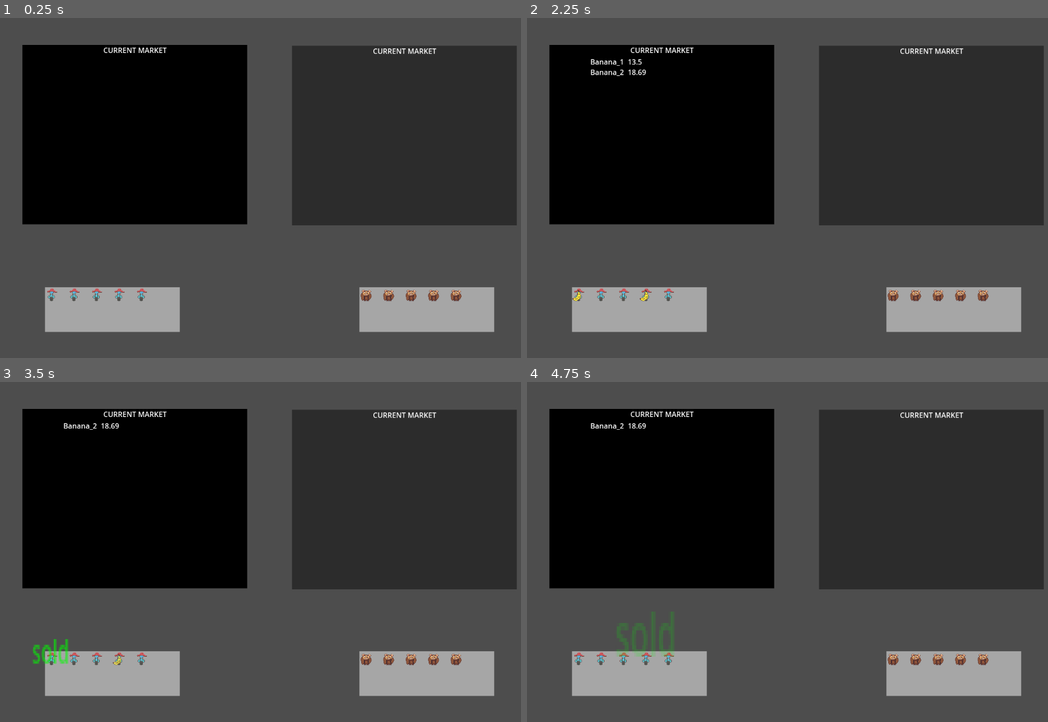
Above: before the commit, frames 1-4 (two rows, left to right).
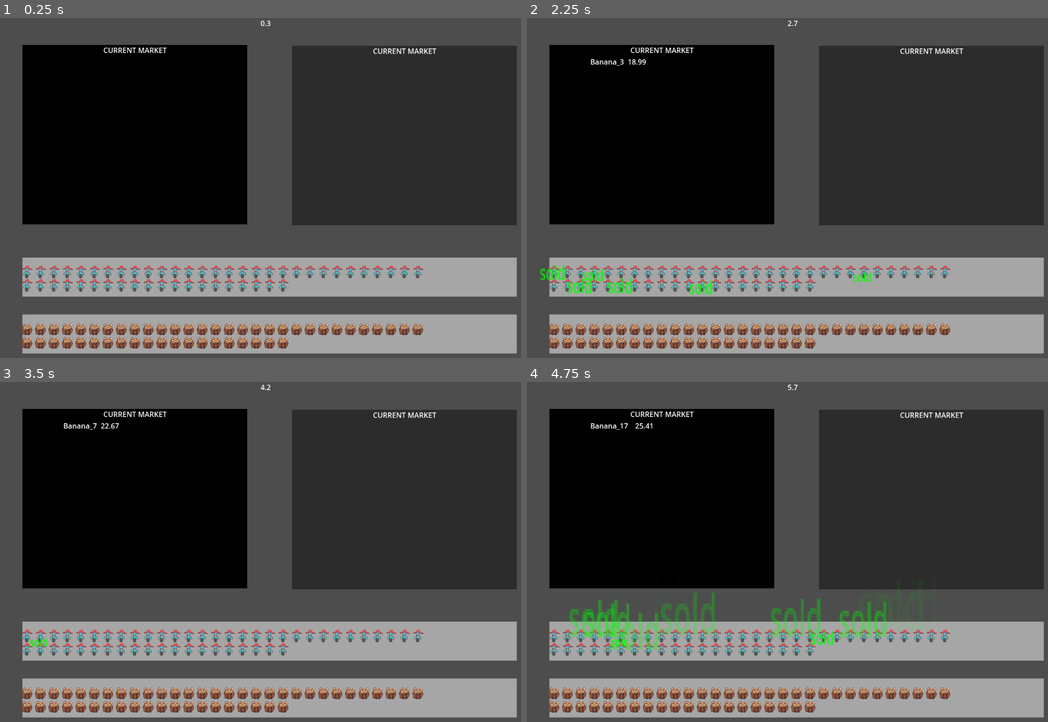
Above: after the commit, the same moments.

Repository: TannerHamilton123/banana_market
Game: Godot game, scene res://scenes/market.tscn
Same seed, same stepped clock (60 frames per second), same inputs: the game is played once before the commit and once after it. The engine's default icon, where the game draws it, is replaced by a stand-in: a white triangle on a blue panel in a dark square.
Inputs:
- Up to frame 1 (0.25 s): no input
- Up to frame 2 (2.25 s): tap Enter at 0.5, 2 s; tap Space at 1.25 s
- Up to frame 3 (3.5 s): no input
- Up to frame 4 (4.75 s): no input

The runs differ from the first frame. In frame 1, 21% of the frame differs, in the area x 4-100%, y 0-99%; in frame 2, 22%; in frame 3, 21%; in frame 4, 23%.

Commit message:
set up analysis and graph generation

Diff:
--- a/scenes/market.tscn
+++ b/scenes/market.tscn
@@ -71,20 +71,31 @@
 text = "CURRENT MARKET"
 
 [node name="Market_Analysis" type="Timer" parent="."]
-wait_time = 10.0
+wait_time = 5.0
+autostart = true
 
 [node name="farmer_square" type="ColorRect" parent="."]
-offset_left = 100.0
-offset_top = 600.0
-offset_right = 400.0
-offset_bottom = 700.0
+offset_left = 50.0
+offset_top = 534.0
+offset_right = 1150.0
+offset_bottom = 621.0
 color = Color(1, 1, 1, 0.49803922)
 
 [node name="monkey_square" type="ColorRect" parent="."]
-offset_left = 800.0
-offset_top = 600.0
-offset_right = 1100.0
-offset_bottom = 700.0
+offset_left = 50.0
+offset_top = 661.0
+offset_right = 1150.0
+offset_bottom = 748.0
 color = Color(1, 1, 1, 0.49803922)
 
+[node name="time_label" type="Label" parent="."]
+anchors_preset = 5
+anchor_left = 0.5
+anchor_right = 0.5
+offset_left = -20.0
+offset_right = 20.0
+offset_bottom = 23.0
+grow_horizontal = 2
+
 [connection signal="child_exiting_tree" from="." to="." method="_on_child_exiting_tree"]
+[connection signal="timeout" from="Market_Analysis" to="." method="_on_market_analysis_timeout"]
--- a/scripts/Global.gd
+++ b/scripts/Global.gd
@@ -25,5 +25,3 @@
 		else:
 			left = mid + 1
 	return left
-
-#func update_listings(banana,price):
--- a/scripts/farmer.gd
+++ b/scripts/farmer.gd
@@ -5,7 +5,7 @@
 var sell : bool = false
 # Called when the node enters the scene tree for the first time.
 func _ready() -> void:
-	$time_to_sell.set_wait_time(randf_range(2,5))
+	$time_to_sell.set_wait_time(randf_range(1,2))
 	pass # Replace with function body.
 
 func determine_price():
--- a/scripts/market.gd
+++ b/scripts/market.gd
@@ -5,9 +5,9 @@
 var test_scene = preload("res://scenes/test.tscn")
 var farmer_scene = preload("res://scenes/farmer.tscn")
 var monkey_scene = preload("res://scenes/monkey.tscn")
-var n_farmers = 5
-var n_monkeys = 5
-
+@export var n_farmers = 50
+@export var n_monkeys = 50
+var time = 0
 var quantity_analysis : int = 0
 var price_analysis : float = 0
 
@@ -19,6 +19,9 @@
 
 # Called every frame. 'delta' is the elapsed time since the previous frame.
 func _process(delta: float) -> void:
+	time += delta
+	time = Global.round_to_cent(time)
+	$time_label.text = str(time)
 	if produce.size() > 0:
 		ledger_text = ""
 		for banana in produce:
@@ -37,7 +40,6 @@
 	var index = Global.binary_search(price,produce)
 	produce.insert(index,[b_name,price])
 	banana.position = banana.seller.position + Vector2(0,10)
-	print(banana.seller.position)
 	#banana.position.x = randf_range(100,1100)
 	#banana.position.y = randf_range(100,700)
 
@@ -56,6 +58,8 @@
 		if node.sold == true:
 			farmer.sold = true
 			add_label(node,"sold")
+			price_analysis += node.price
+			quantity_analysis += 1
 		else:
 			node.seller.sold = false
 			add_label(node,"expired")
@@ -70,20 +74,41 @@
 
 
 func pop_market():
+	var row = 0
 	for i in n_farmers:
+		var col = i % 30
+
+		if col == 0:
+			row += 1
 		var farmer = farmer_scene.instantiate()
 		add_child(farmer)
-		farmer.position = $farmer_square.position + Vector2(i * 50 + 15,15)
+		farmer.position = $farmer_square.position + Vector2(30 * col + 10,30 * row)
+	row = 0
 	for i in n_monkeys:
+		var col = i % 30
+
+		if col == 0:
+			row += 1
 		var monkey = monkey_scene.instantiate()
 		add_child(monkey)
-		monkey.position = $monkey_square.position + Vector2(i * 50 + 15,15)
+		monkey.position = $monkey_square.position + Vector2(30 * col + 10,30 * row)
 
 
 func analysis():
-	var x =quantity_analysis
-	var y = -price_analysis
-	var graph_origin = Vector2(650,800)
+	var x = quantity_analysis
+	var y = - (price_analysis / quantity_analysis)
+	print(x," , ",y)
+	var graph_origin = Vector2(650,460)
 	var point = Sprite2D.new()
-	point.texture = "res://assets/point.png"
+	add_child(point)
+	point.texture = load("res://assets/point_white.png")
 	point.position = graph_origin + Vector2(x,y)
+	point.set_scale(Vector2(0.5,0.5))
+	print("in the past 5 seconds, \n",quantity_analysis," bananas were sold for an average price of $\n",-y)
+	quantity_analysis = 0
+	price_analysis = 0
+
+
+func _on_market_analysis_timeout() -> void:
+	analysis()
+	pass # Replace with function body.
--- a/scripts/monkey.gd
+++ b/scripts/monkey.gd
@@ -6,7 +6,7 @@
 var banana_name
 # Called when the node enters the scene tree for the first time.
 func _ready() -> void:
-	$time_to_buy.set_wait_time(randf_range(2,5))
+	$time_to_buy.set_wait_time(randf_range(1,2))
 	pass # Replace with function body.
 
 
@@ -38,5 +38,5 @@
 	var banana_node = Global.market.get_node(banana_name)
 	banana_node.sold = true
 	Global.market.produce.pop_front()
-	print("bought ", banana_name)
+
 	banana_node.queue_free()
Binary file added: assets/point_white.png
Not shown, added: assets/point_white.png.import
